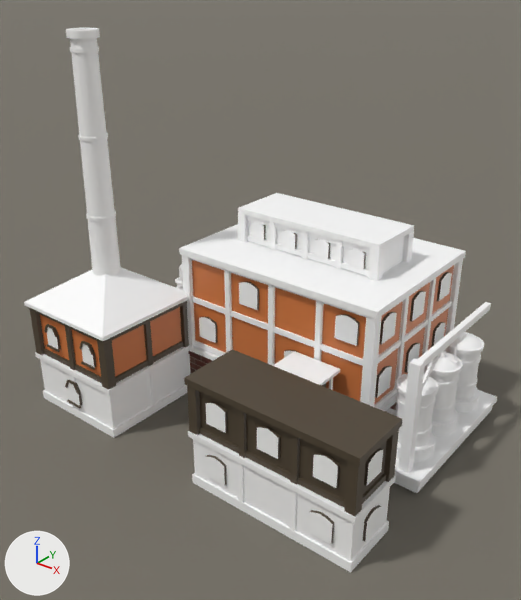
One commit to the Blender file src/DeepFrontier/Art/Source/FoodPackagingWorks-ReferenceStudy.blend: the scene before it, then after it.
One viewpoint serves both versions: a camera (50 mm lens) standing at (3.73, -11.68, 7.87) and looking at (-3.33, -2.86, 2.4). The lights are fixed; the arrows at lower left show +X, +Y and +Z. The picture after the commit comes second.

Objects in the first picture: 'FoodPackagingWorks.Architecture', 'Plane' and 1 more.
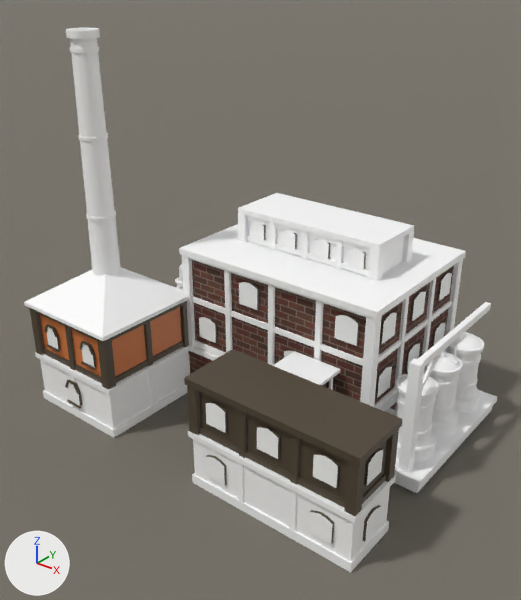
Pixel boxes [x1, y1, x2, y2] of what changed, in the pictures (521 x 600 px):
part 1 of me_foodpackagingworks_architecture, recoloured (darker): [192, 260, 366, 401] in both
part 2 of me_foodpackagingworks_architecture, recoloured (darker): [374, 265, 454, 405] in both

Edits to the bpy script that builds the scene:
```text
Change me_foodpackagingworks_architecture:
    where me_foodpackagingworks_architecture.from_pydata(...)  # 7295 vertices, 3873 faces; spans x -7.09..0.06, y -5.09..0.26, z -0.03..6.75
    used by ob_foodpackagingworks_architecture; location = (0.0, 0.0, 0.0)
    me_foodpackagingworks_architecture part 1: the 1 face centred in x -3.0, y -2.95, z 1.96 switches from mat_plaster_orange_ironteeth (its picture is missing) to mat_referencebrick
    me_foodpackagingworks_architecture part 2: the 1 face centred in x -1.05, y -1.5, z 1.96 switches from mat_plaster_orange_ironteeth (its picture is missing) to mat_referencebrick
```
